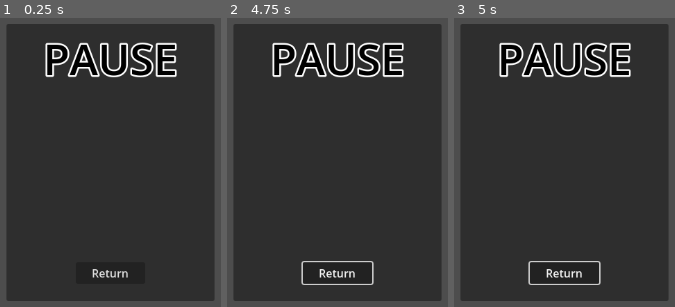
Above: before the commit, frames 1-3 (left to right).
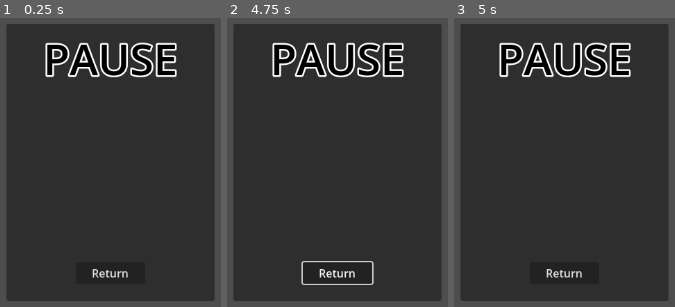
Above: after the commit, the same moments.

Repository: Z3BINI/game-design-final-project
Game: Godot game, scene res://scenes/ui/pause/pause_menu.tscn
Two runs of this game, one before a commit and one after it. Both use one fixed random seed, a clock stepped at 60 frames per second and the inputs below. The project has no main scene, so this scene is started directly.
Inputs (mouse positions are in pixels of both pictures, inside the frame that each line leads up to):
- Up to frame 1 (0.25 s): no input
- Up to frame 2 (4.75 s): tap Enter at 0.5 s; move the mouse to (outside the picture) at 0.52 s; hold D (move_right) 0.53-1.25 s; tap Space (jump) at 0.77 s; click "Return" at 1.25 s; move the mouse to (outside the picture) at 2.02 s; hold S (move_backward) 2.03-2.78 s; move the mouse to (417, 64) at 2.77 s; hold D (move_right) 2.78-3.53 s; move the mouse to (297, 252) at 3.52 s; hold W (move_forward) 3.53-4.28 s; move the mouse to (outside the picture) at 4.27 s; hold A (move_left) from 4.28 s (still down)
- Up to frame 3 (5 s): keep holding A (move_left); tap Escape (pause) at 4.9 s

Frames 1-2 are identical in both runs. In frame 3, 0.5% of the frame differs, in the area x 33-67%, y 84-93%.

Commit message:
Add pause logic script
Visibility toggle for now

Diff:
--- a/scenes/ui/pause/pause_menu.tscn
+++ b/scenes/ui/pause/pause_menu.tscn
@@ -1,4 +1,6 @@
-[gd_scene load_steps=2 format=3 uid="uid://xvb7ik5v73qf"]
+[gd_scene load_steps=3 format=3 uid="uid://xvb7ik5v73qf"]
+
+[ext_resource type="Script" path="res://scripts/ui/pause/pause_menu.gd" id="1_0iyhb"]
 
 [sub_resource type="LabelSettings" id="LabelSettings_ce7wn"]
 font_size = 62
@@ -12,6 +14,7 @@
 anchor_bottom = 1.0
 grow_horizontal = 2
 grow_vertical = 2
+script = ExtResource("1_0iyhb")
 
 [node name="PanelContainer" type="PanelContainer" parent="."]
 layout_mode = 1
--- /dev/null
+++ b/scripts/ui/pause/pause_menu.gd
@@ -0,0 +1,9 @@
+extends Control
+class_name PauseMenu
+
+@onready var return_button = $PanelContainer/MarginContainer/ReturnButton
+
+
+func _input(event):
+	if event.is_action("pause"):
+		visible = !visible
